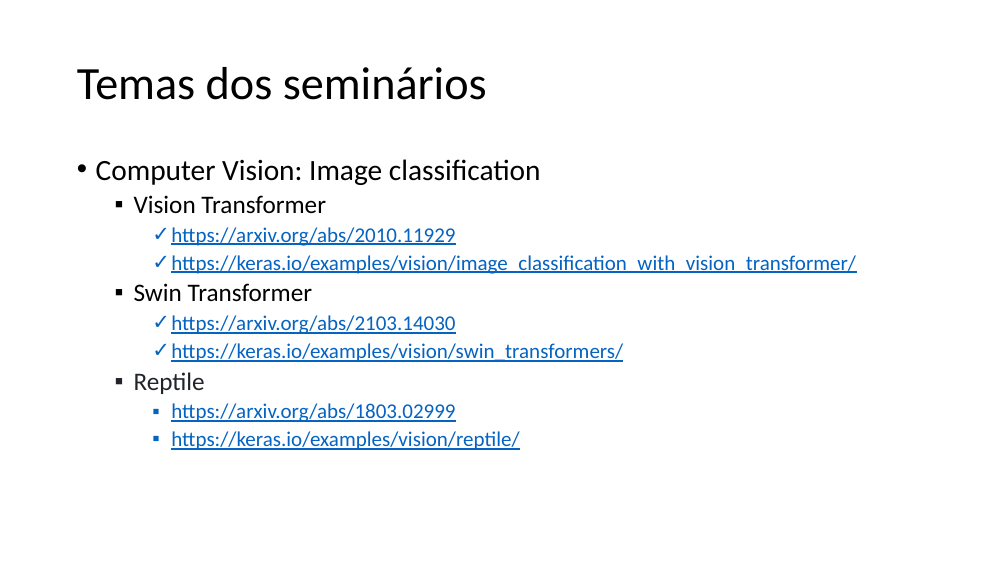
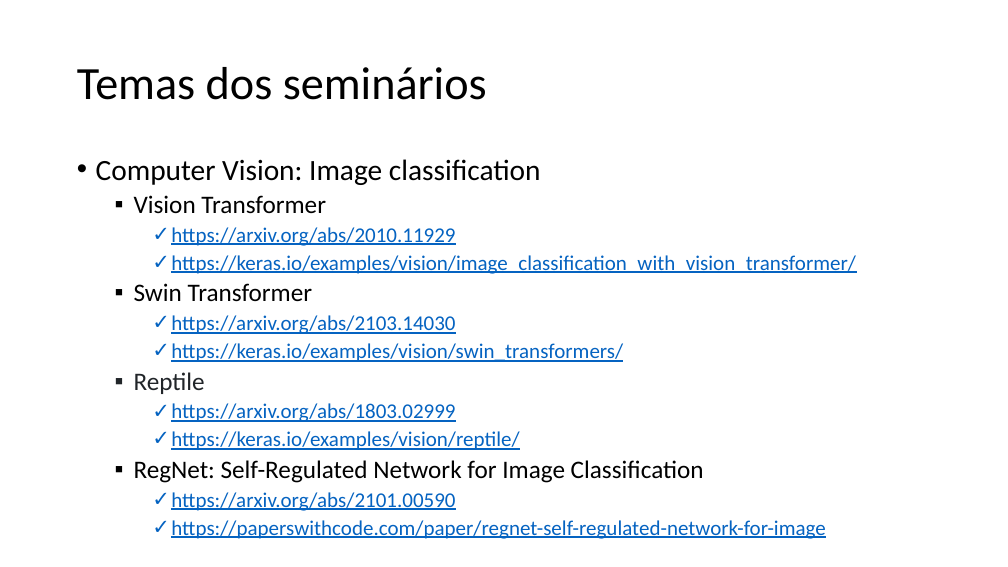
Before and after one commit to zz4fap/tp558-adv-ml, a slide deck: slide 10 of slides/TP558_1_Introdução_ao_curso.pptx (slide 9 before the commit). Drawn at 1008x567 pixels with LibreOffice and Linux fonts; fonts in the diff are those of the drawing. Boxes give left, top, right and bottom in pixels: in the first picture for what was removed or moved away, otherwise in the second. Text is boxed around its words. In the diff, an @@ line names an element or a change of style, - is before the commit and + after.

```diff
--- a/slides/TP558_1_Introdução_ao_curso.pptx
+++ b/slides/TP558_1_Introdução_ao_curso.pptx
@@ text at [134,460,825,539]: paragraphs added @@
+  ▪ RegNet: Self-Regulated Network for Image Classification
+    ✓ https://arxiv.org/abs/2101.00590
+    ✓ https://paperswithcode.com/paper/regnet-self-regulated-network-for-image
```
Also in this commit, not shown: 2 other slides changed, 5 slides added, 2 other files.
